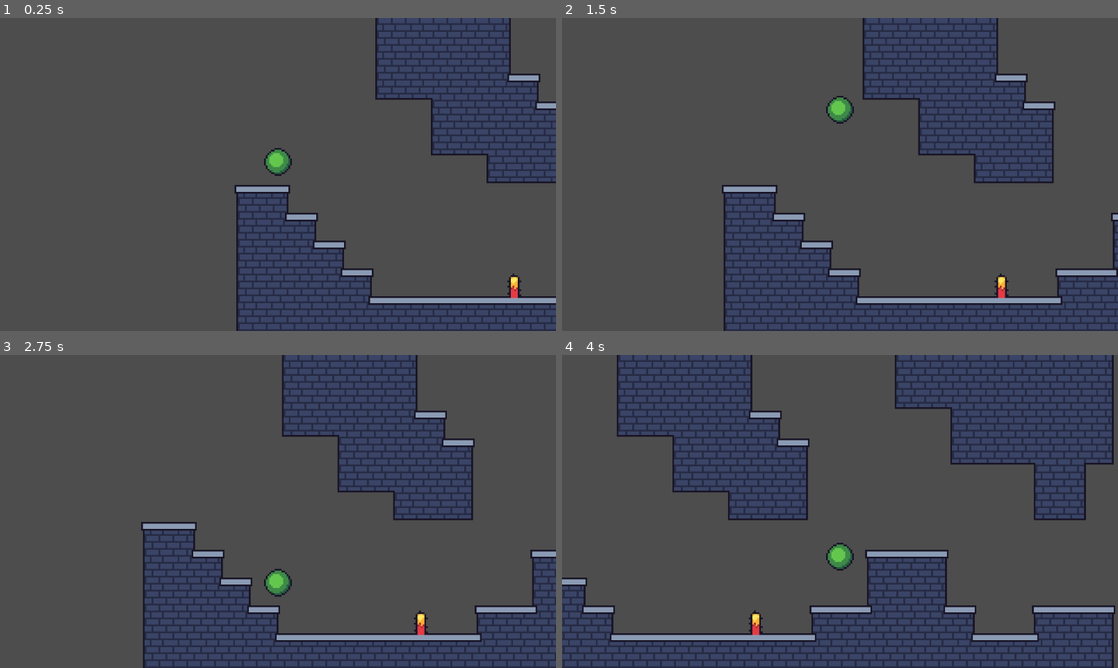
Above: before the commit, frames 1-4 (two rows, left to right).
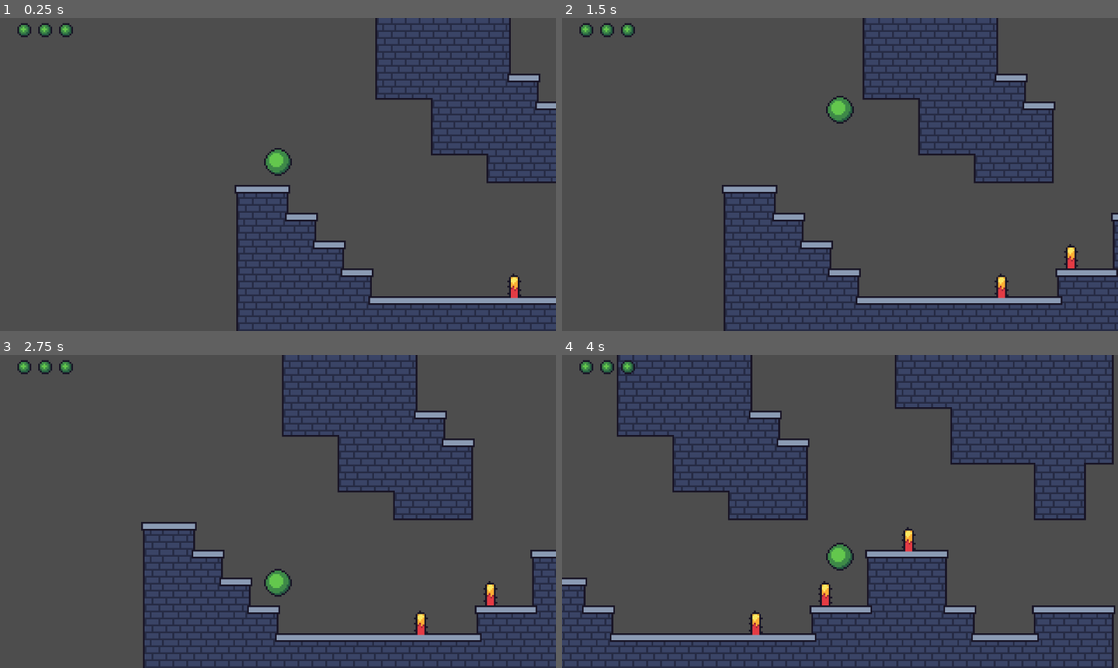
Above: after the commit, the same moments.

Repository: kosinuwu/MikuGame
Game: Godot game, scene res://Scenes/Test.tscn
Same seed, same stepped clock (60 frames per second), same inputs: the game is played once before the commit and once after it.
Inputs:
- Up to frame 1 (0.25 s): no input
- Up to frame 2 (1.5 s): hold D (RIGHT) from 0.53 s (still down); tap W (UP) at 0.77 s
- Up to frame 3 (2.75 s): tap W (UP) at 1.52 s; release D (RIGHT) at 2.03 s; hold A (LEFT) from 2.03 s (still down)
- Up to frame 4 (4 s): release A (LEFT) at 2.78 s; hold D (RIGHT) from 2.78 s (still down); tap W (UP) at 3.02, 3.77 s

The runs differ from the first frame. In frame 1, 0.3% of the frame differs, in the area x 3-14%, y 1-7%; in frame 2, 0.4%; in frame 3, 0.4%; in frame 4, 0.6%, in the area x 3-64%, y 1-80%.

Commit message:
Pushed my last changes

Diff:
--- /dev/null
+++ b/Objects/HUD/HUD.tscn
@@ -0,0 +1,31 @@
+[gd_scene load_steps=3 format=3 uid="uid://ceo4q5viusm88"]
+
+[ext_resource type="Script" uid="uid://dm6do86slmlhw" path="res://Objects/HUD/hud.gd" id="1_bi6vh"]
+[ext_resource type="Texture2D" uid="uid://cvyxx1ts1y8kp" path="res://Assets/BallUI.png" id="2_n2k1d"]
+
+[node name="Control" type="Control"]
+layout_mode = 3
+anchors_preset = 15
+anchor_right = 1.0
+anchor_bottom = 1.0
+grow_horizontal = 2
+grow_vertical = 2
+script = ExtResource("1_bi6vh")
+
+[node name="HBoxContainer" type="HBoxContainer" parent="."]
+layout_mode = 1
+anchors_preset = 10
+anchor_right = 1.0
+grow_horizontal = 2
+
+[node name="TextureRect" type="TextureRect" parent="HBoxContainer"]
+layout_mode = 2
+texture = ExtResource("2_n2k1d")
+
+[node name="TextureRect2" type="TextureRect" parent="HBoxContainer"]
+layout_mode = 2
+texture = ExtResource("2_n2k1d")
+
+[node name="TextureRect3" type="TextureRect" parent="HBoxContainer"]
+layout_mode = 2
+texture = ExtResource("2_n2k1d")
--- /dev/null
+++ b/Objects/HUD/hud.gd
@@ -0,0 +1 @@
+class_name HUD extends Control
--- a/Scenes/Test.tscn
+++ b/Scenes/Test.tscn
@@ -1,9 +1,10 @@
-[gd_scene load_steps=5 format=4 uid="uid://cweylmdqfhc0e"]
+[gd_scene load_steps=6 format=4 uid="uid://cweylmdqfhc0e"]
 
 [ext_resource type="TileSet" uid="uid://c1tjm0iyu8vta" path="res://Assets/Tileset.tres" id="1_ko2s7"]
 [ext_resource type="PackedScene" uid="uid://cmoh0ll07msl6" path="res://Objects/Player/Player.tscn" id="2_gxb1y"]
 [ext_resource type="PackedScene" uid="uid://etlnwcfygl54" path="res://Objects/Camera/Camera.tscn" id="3_0dy5s"]
 [ext_resource type="PackedScene" uid="uid://sy8r6e67j1ig" path="res://Objects/Spike/Spike.tscn" id="4_f2nln"]
+[ext_resource type="PackedScene" uid="uid://ceo4q5viusm88" path="res://Objects/HUD/HUD.tscn" id="5_j5jx5"]
 
 [node name="Test" type="Node2D"]
 metadata/_edit_lock_ = true
@@ -21,3 +22,18 @@
 
 [node name="Spike" parent="." instance=ExtResource("4_f2nln")]
 position = Vector2(145, 153)
+
+[node name="Spike2" parent="." instance=ExtResource("4_f2nln")]
+position = Vector2(185, 136)
+
+[node name="Spike3" parent="." instance=ExtResource("4_f2nln")]
+position = Vector2(233, 105)
+
+[node name="CanvasLayer" type="CanvasLayer" parent="."]
+
+[node name="Control" parent="CanvasLayer" instance=ExtResource("5_j5jx5")]
+offset_left = 10.0
+offset_top = 3.0
+offset_right = 10.0
+offset_bottom = 3.0
+metadata/_edit_lock_ = true
Not shown, added: Objects/HUD/hud.gd.uid
